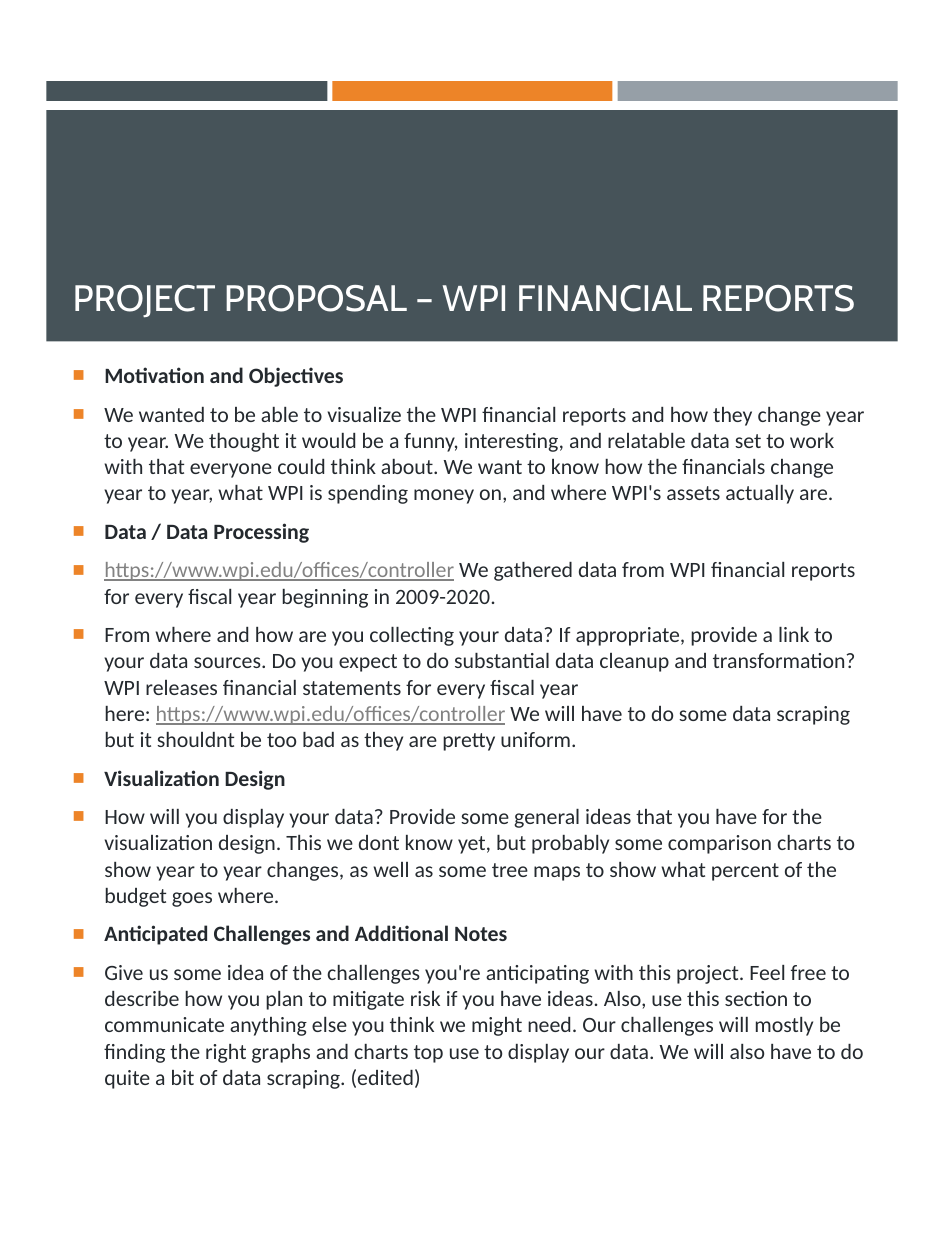
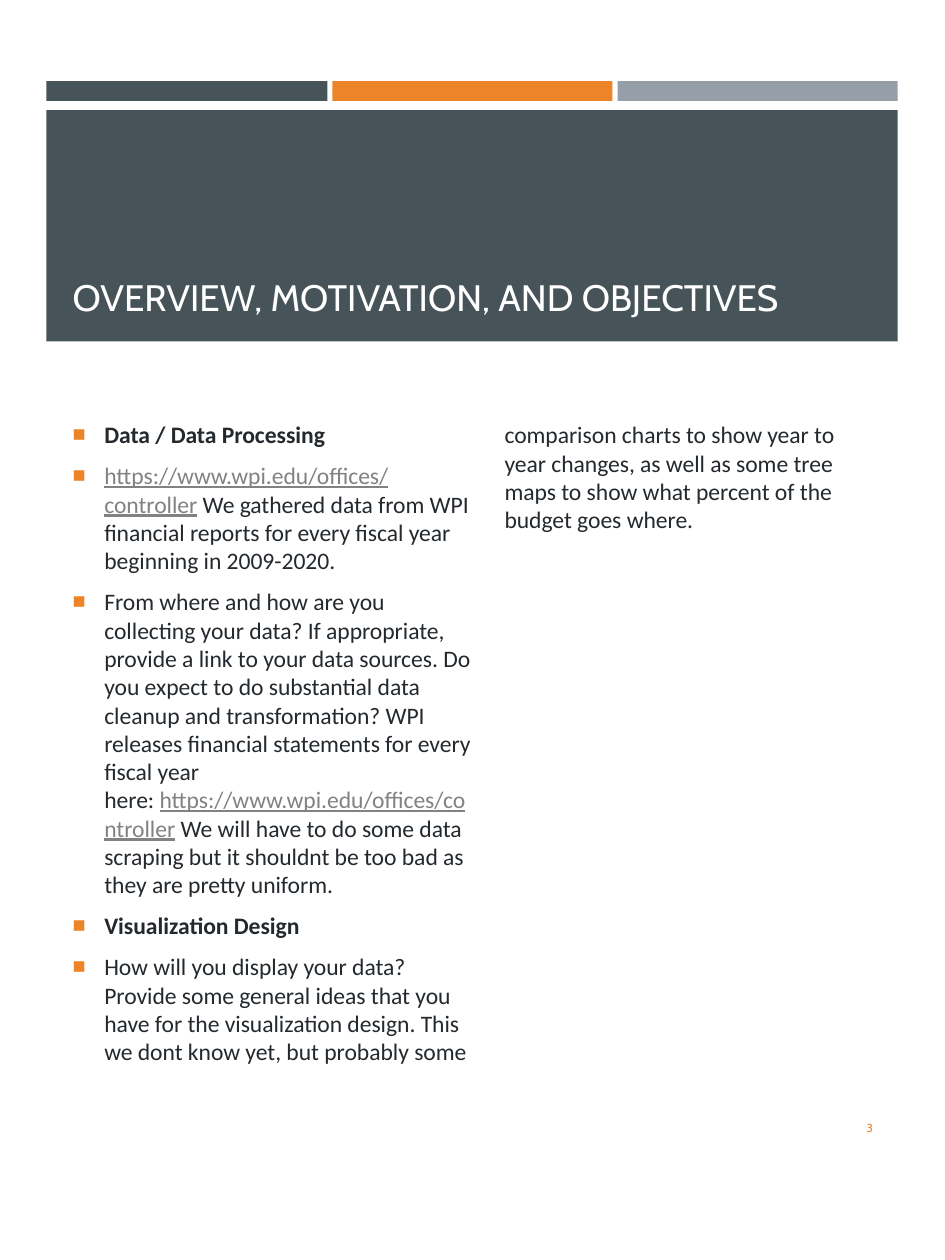
Before and after one commit to cs480x-21c/final, a slide deck: slide 3 of ProcessBook.pptx (slide 2 before the commit). Drawn at 945x1260 pixels with LibreOffice and Linux fonts; fonts in the diff are those of the drawing. Boxes give left, top, right and bottom in pixels: in the first picture for what was removed or moved away, otherwise in the second. Text is boxed around its words. In the diff, an @@ line names an element or a change of style, - is before the commit and + after.

Commit message:
Introduction with overview and related works section started

```diff
--- a/ProcessBook.pptx
+++ b/ProcessBook.pptx
@@ title at (x1=73, y1=284, x2=779, y2=318): text changed @@
-PROJECT PROPOSAL – WPI FINANCIAL REPORTS
+OVERVIEW, MOTIVATION, AND OBJECTIVES
@@ text "Data / Data Processing" at (x1=104, y1=426, x2=471, y2=1064): size 12.5 to 13.5 pt; columns 1 to 2 @@
@@ text at (x1=104, y1=406, x2=865, y2=504): paragraphs removed @@
-■ Motivation and Objectives
-■ We wanted to be able to visualize the WPI financial reports and how they change year to year. We thought it would be a funny, interesting, and relatable data set to work with that everyone could think about. We want to know how the financials change year to year, what WPI is spending money on, and where WPI's assets actually are.
@@ text at (x1=104, y1=925, x2=864, y2=1089): paragraphs removed @@
-■ Anticipated Challenges and Additional Notes
-■ Give us some idea of the challenges you're anticipating with this project. Feel free to describe how you plan to mitigate risk if you have ideas. Also, use this section to communicate anything else you think we might need. Our challenges will mostly be finding the right graphs and charts top use to display our data. We will also have to do quite a bit of data scraping. (edited)
@@ page number added at (x1=867, y1=1123, x2=873, y2=1132), 6.8 pt, text #ED8428 @@
+3
```
Also in this commit, not shown: 1 other slide changed, 4 slides added.
